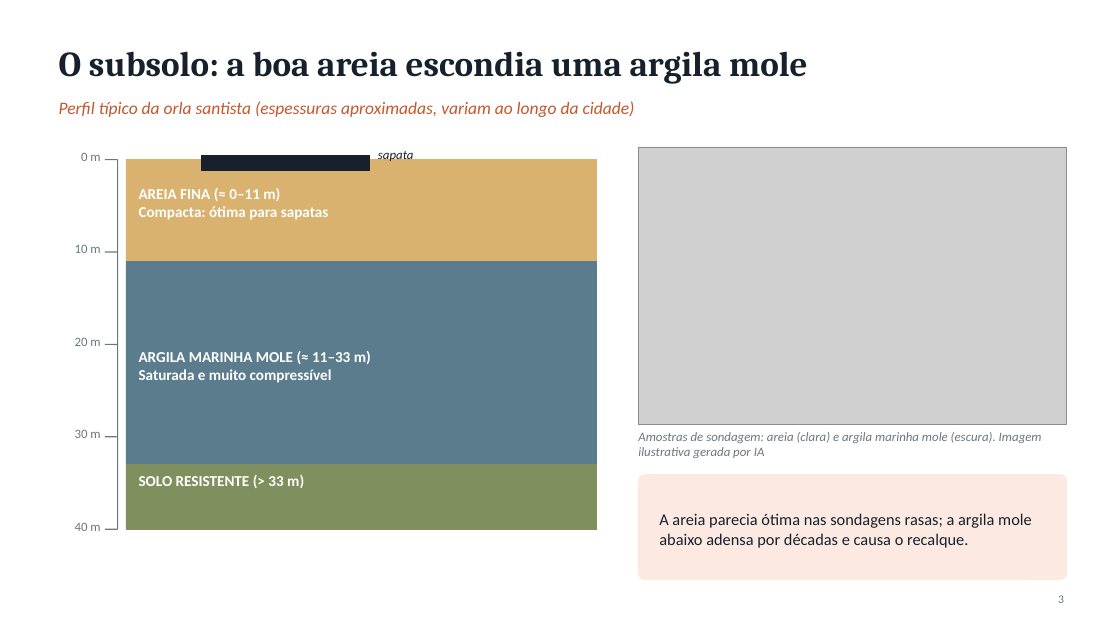
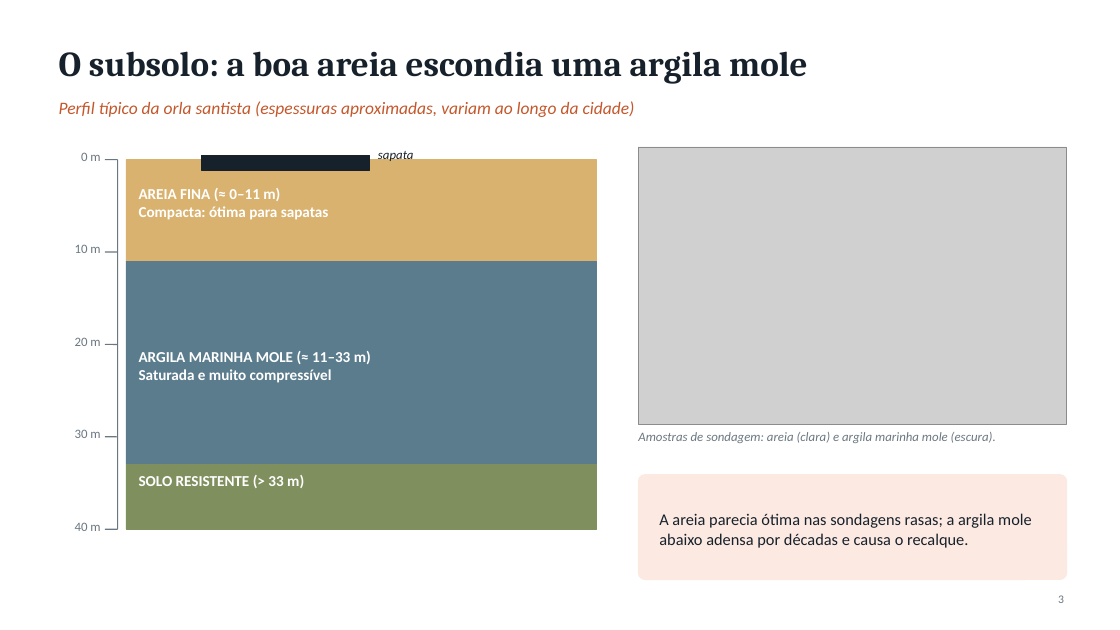
Before and after one commit to augustolemes771-cyber/augusto, a slide deck: slide 3 of fundacoes/Fundacoes_Santos.pptx. Drawn at 1120x630 pixels with LibreOffice and Linux fonts; fonts in the diff are those of the drawing; grey boxes stand for pictures. Boxes give left, top, right and bottom in pixels: in the first picture for what was removed or moved away, otherwise in the second. Text is boxed around its words. In the diff, an @@ line names an element or a change of style, - is before the commit and + after.

```diff
--- a/fundacoes/Fundacoes_Santos.pptx
+++ b/fundacoes/Fundacoes_Santos.pptx
@@ text at [638, 432, 996, 443]: text changed @@
-Amostras de sondagem: areia (clara) e argila marinha mole (escura). Imagem ilustrativa gerada por IA
+Amostras de sondagem: areia (clara) e argila marinha mole (escura).
```
Also in this commit, not shown: 2 other slides changed, 2 other files.
